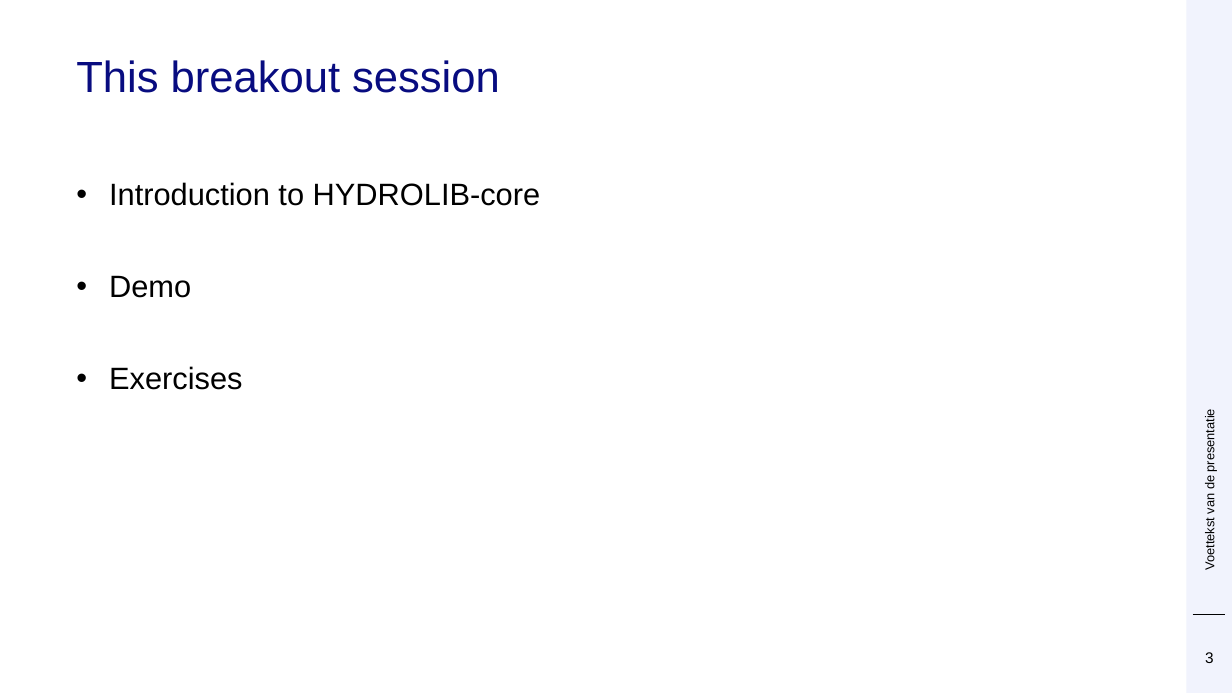
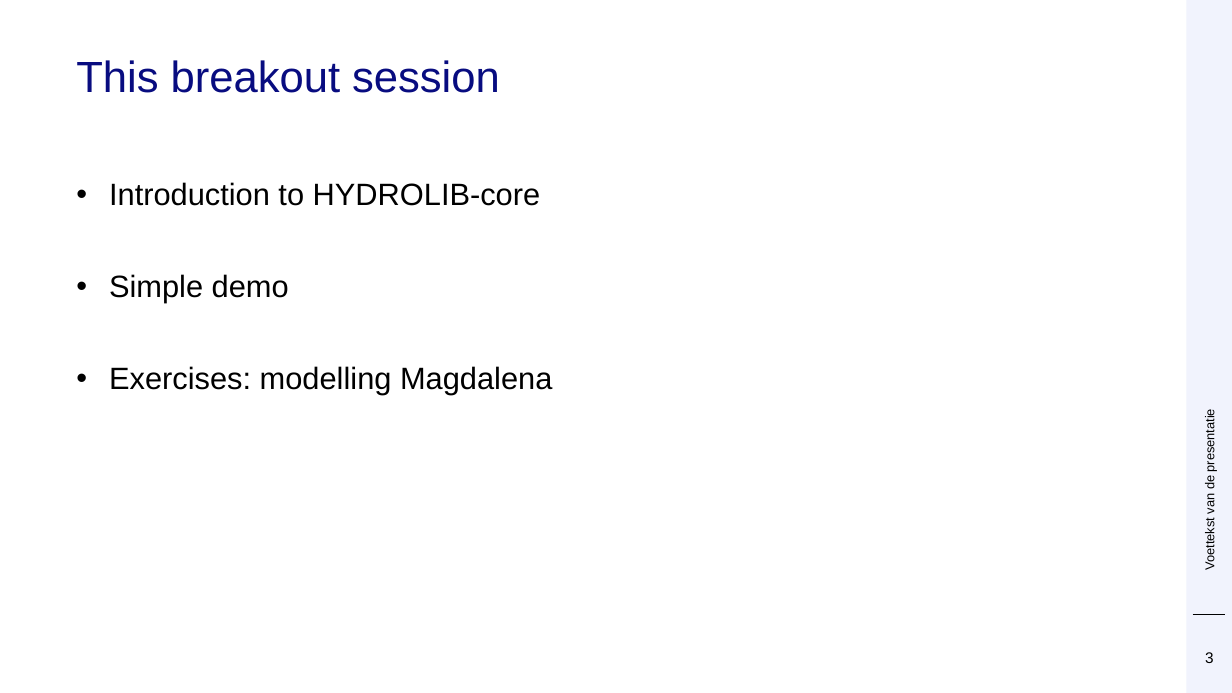
Before and after one commit to Deltares/HYDROLIB-core, a slide deck: slide 3 of docs/tutorials/dsd_2024/presentation/presentation.pptx. Drawn at 1232x693 pixels with LibreOffice and Linux fonts; fonts in the diff are those of the drawing; background and template pictures are left out. Boxes give left, top, right and bottom in pixels: in the first picture for what was removed or moved away, otherwise in the second. Text is boxed around its words. In the diff, an @@ line names an element or a change of style, - is before the commit and + after.

```diff
--- a/docs/tutorials/dsd_2024/presentation/presentation.pptx
+++ b/docs/tutorials/dsd_2024/presentation/presentation.pptx
@@ text at bbox=[109, 274, 552, 395]: text changed @@
-• Demo
-• Exercises
+• Simple demo
+• Exercises: modelling Magdalena
```
Also in this commit, not shown: 5 other slides changed, 1 slide added.
